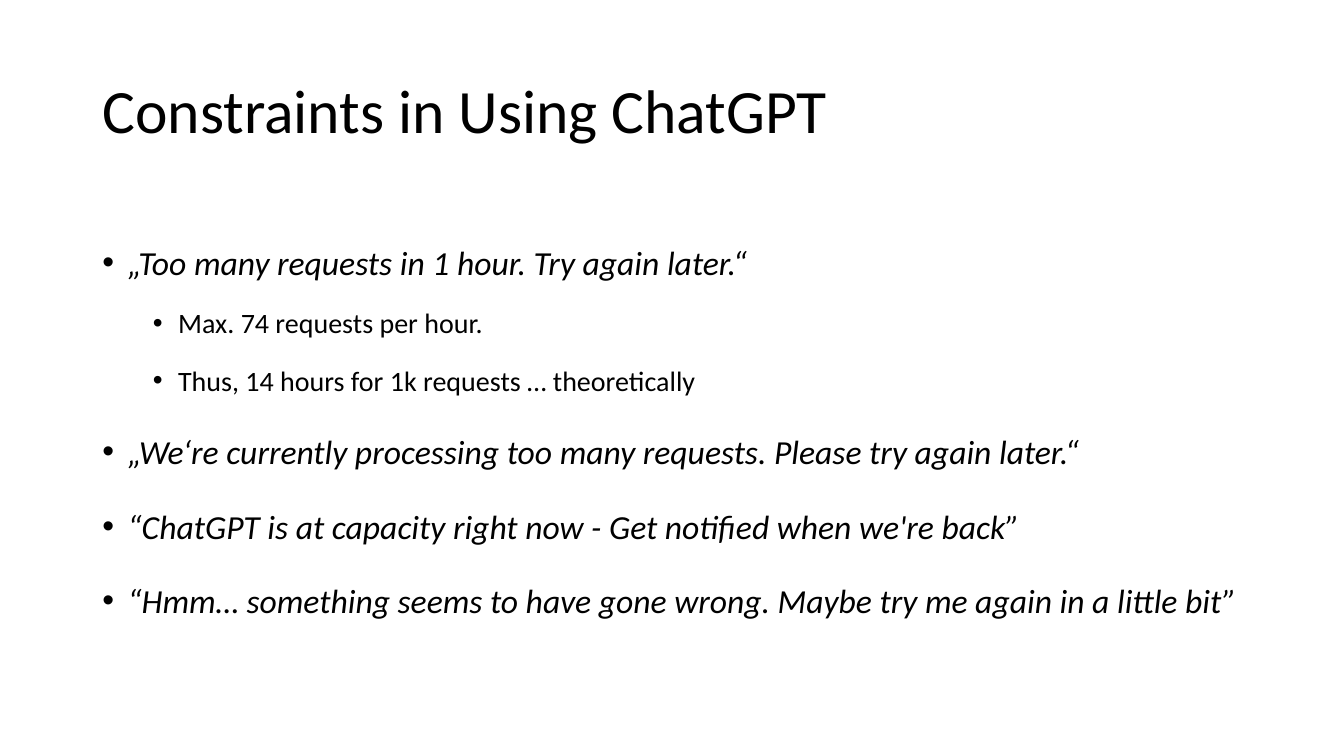
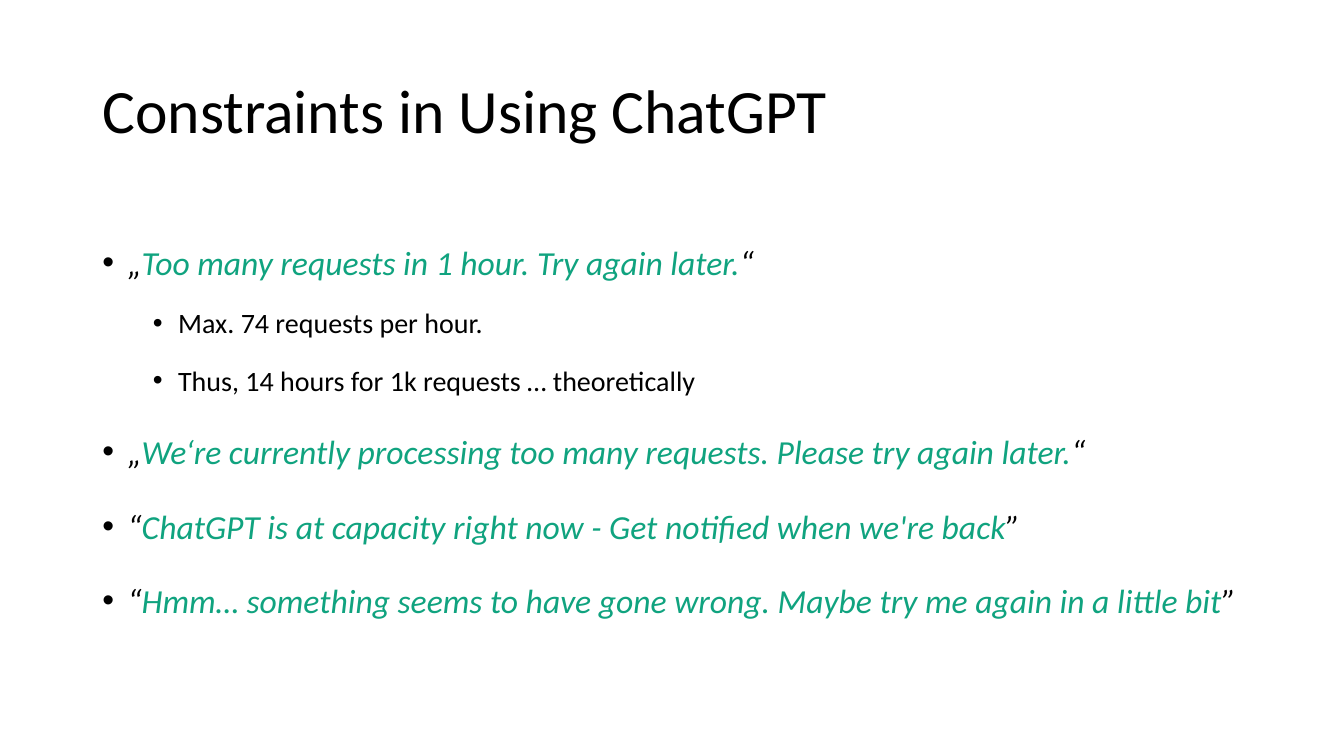
Before and after one commit to sciphie/JokeGPT, a slide deck: slide 4 of ChatGPT is fun –.pptm (slide 5 before the commit). Drawn at 1344x756 pixels with LibreOffice and Linux fonts; fonts in the diff are those of the drawing. Boxes give left, top, right and bottom in pixels: in the first picture for what was removed or moved away, otherwise in the second. Text is boxed around its words. In the diff, an @@ line names an element or a change of style, - is before the commit and + after.

```diff
--- a/ChatGPT is fun –.pptm
+++ b/ChatGPT is fun –.pptm
@@ text at box(128, 251, 1236, 619): text colour #000000 to #10A37F in "„Too many requests in 1 hour. Try ...", "„We‘re currently processing too many requests. Please ...", "“ChatGPT is at capacity right now - ...", "“Hmm… something seems to have gone wrong. ..." @@
```
Also in this commit, not shown: 14 other slides changed, 1 slide added, 2 slides removed, 21 other files.
